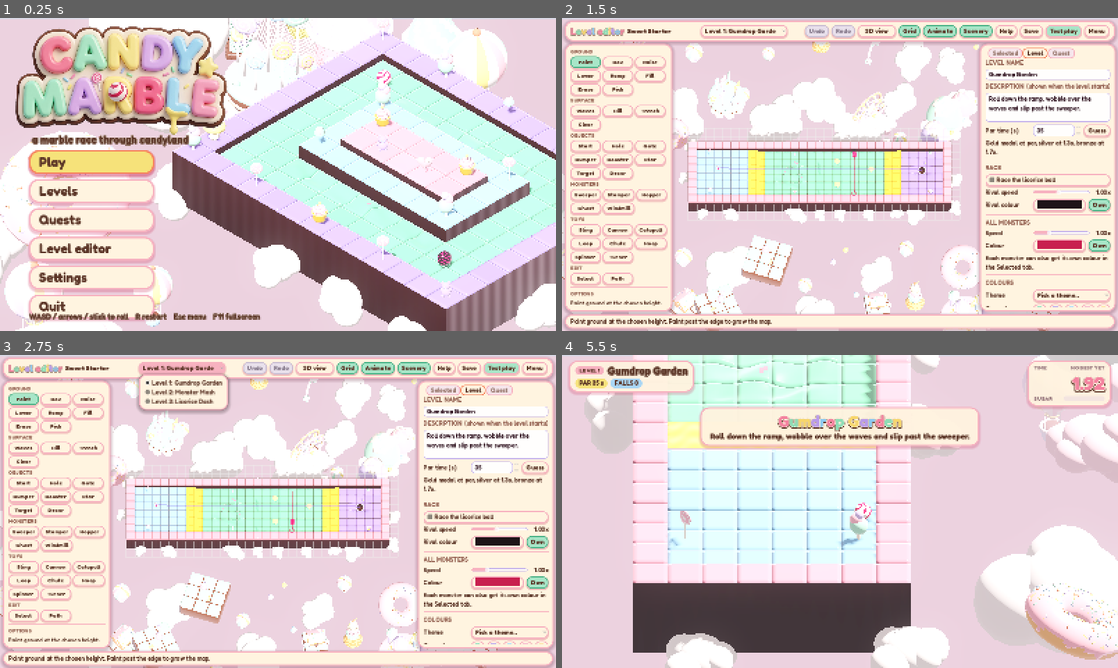
Above: before the commit, frames 1-4 (two rows, left to right).
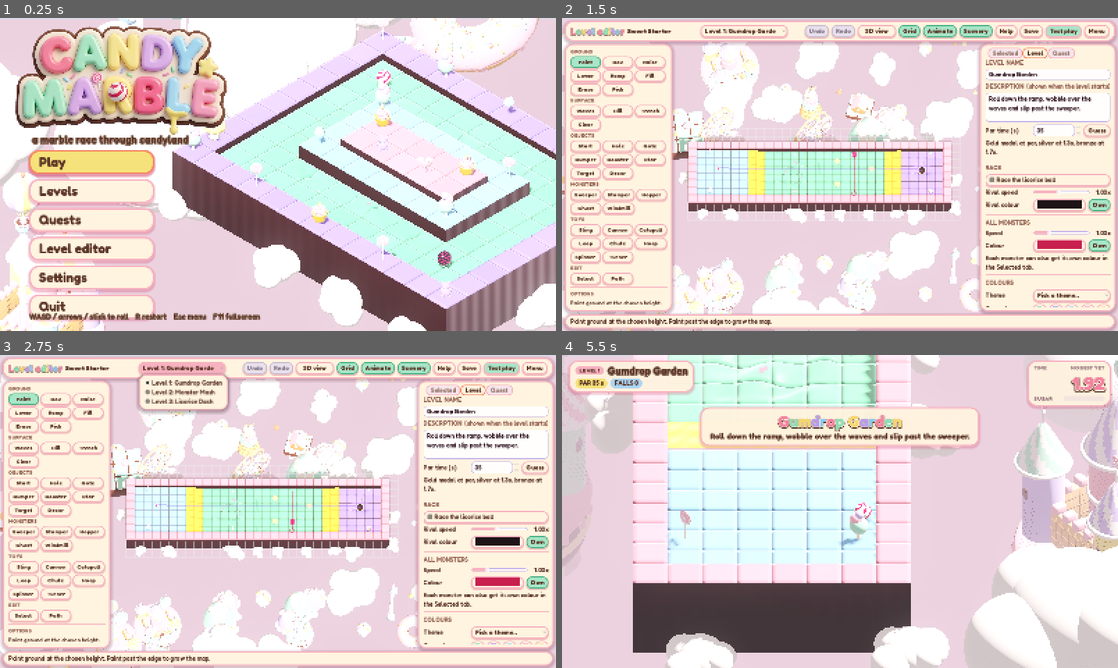
Above: after the commit, the same moments.

Repository: vLX42/candy-marble
Game: Godot game, scene res://scenes/title.tscn
The game is run twice, just before and just after one commit, with the same random seed, the same clock (stepped at 60 frames per second) and the same inputs.
Inputs (mouse positions are in pixels of both pictures, inside the frame that each line leads up to):
- Up to frame 1 (0.25 s): no input
- Up to frame 2 (1.5 s): click "Level editor" at 0.5 s; click "Animate" at 1.25 s
- Up to frame 3 (2.75 s): click "Level 1: Gumdrop Garden" at 2 s
- Up to frame 4 (5.5 s): click "Level 1: Gumdrop Garden" at 2.75 s; click "Test play" at 3.5 s; tap Enter at 4.25 s; move the mouse to (962, 495) at 4.27 s; hold D (right) 4.28-5 s; hold Ctrl 4.28-5 s; click (962, 495) at 4.42 s; drag from (728, 527) to (812, 574) at 5.02 s

The runs differ from the first frame. In frame 1, 8.8% of the frame differs, in the area x 0-97%, y 0-100%; in frame 2, 16%, in the area x 0-90%, y 4-100%; in frame 3, 15%; in frame 4, 12%.

Commit message:
Editor: stop scenery jumping around on every edit
The backdrop shuffled its spots with the unseeded global RNG and the editor
rebuilt it on every change. Seeded the shuffle and keep the editor's scenery
until the map size changes.

Diff:
--- a/scripts/backdrop.gd
+++ b/scripts/backdrop.gd
@@ -30,7 +30,12 @@
 func _ready() -> void:
 	_bounds = Rect2(0, 0, level.cols * LevelBase.TILE, level.rows * LevelBase.TILE).grow(24.0)
 	var spots := _free_spots(11.0)
-	spots.shuffle()
+	# Seeded shuffle, so the same level always gets the same scenery.
+	for i in range(spots.size() - 1, 0, -1):
+		var j := _rng.randi_range(0, i)
+		var tmp := spots[i]
+		spots[i] = spots[j]
+		spots[j] = tmp
 	var k := 0
 	for p in spots:
 		var roll := _rng.randf()
--- a/scripts/editor/level_editor.gd
+++ b/scripts/editor/level_editor.gd
@@ -140,6 +140,10 @@
 ## rebuilds the pieces it touches.
 const CHUNK := 12
 var _terrain_root: Node3D
+## Scenery lives outside `world` and is only rebuilt when the map size changes,
+## so it doesn't jump around on every edit.
+var _backdrop: Node3D
+var _backdrop_key := ""
 var _ents: Node3D
 var _chunks := {}
 var _dirty_tiles := {}
@@ -1086,15 +1090,29 @@
 	for kj in ceili(float(rows()) / CHUNK):
 		for ki in ceili(float(cols()) / CHUNK):
 			_build_chunk(Vector2i(ki, kj))
-	if show_scenery:
-		var backdrop := Backdrop.new()
-		backdrop.setup(built, hash(built.title))
-		world.add_child(backdrop)
+	_update_backdrop()
 	_ents = null
 	_rebuild_entities()
 	_draw_grid()
 	_draw_marks()
 	_update_hover()
+
+
+func _update_backdrop() -> void:
+	var key := "%s:%d:%dx%d" % [quest.id, li, cols(), rows()] if show_scenery else ""
+	if key == _backdrop_key:
+		return
+	_backdrop_key = key
+	if _backdrop:
+		remove_child(_backdrop)
+		_backdrop.queue_free()
+		_backdrop = null
+	if show_scenery:
+		var b := Backdrop.new()
+		b.setup(built, hash(quest.id) + li)
+		_backdrop = b
+		add_child(b)
+		b.process_mode = Node.PROCESS_MODE_INHERIT if animate else Node.PROCESS_MODE_DISABLED
 
 
 func _full_rebuild() -> void:
@@ -1137,6 +1155,8 @@
 
 func set_animate(on: bool) -> void:
 	animate = on
+	if _backdrop:
+		_backdrop.process_mode = Node.PROCESS_MODE_INHERIT if animate else Node.PROCESS_MODE_DISABLED
 	_full_rebuild()
 
 
Not shown, added: tests/editor_shots.gd.uid
